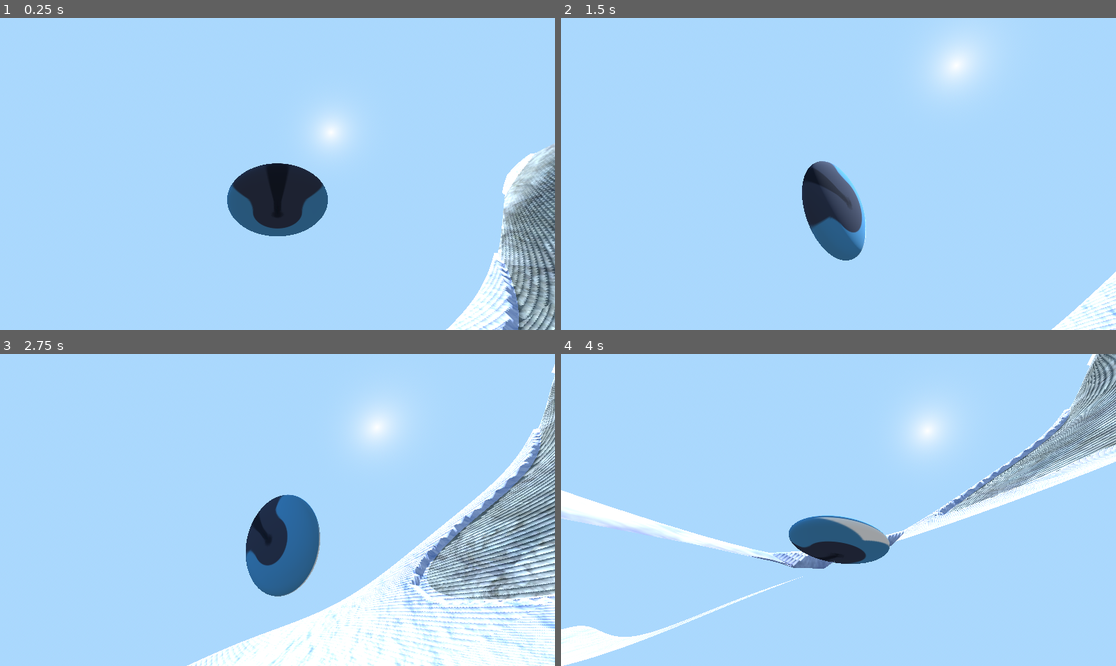
Above: before the commit, frames 1-4 (two rows, left to right).
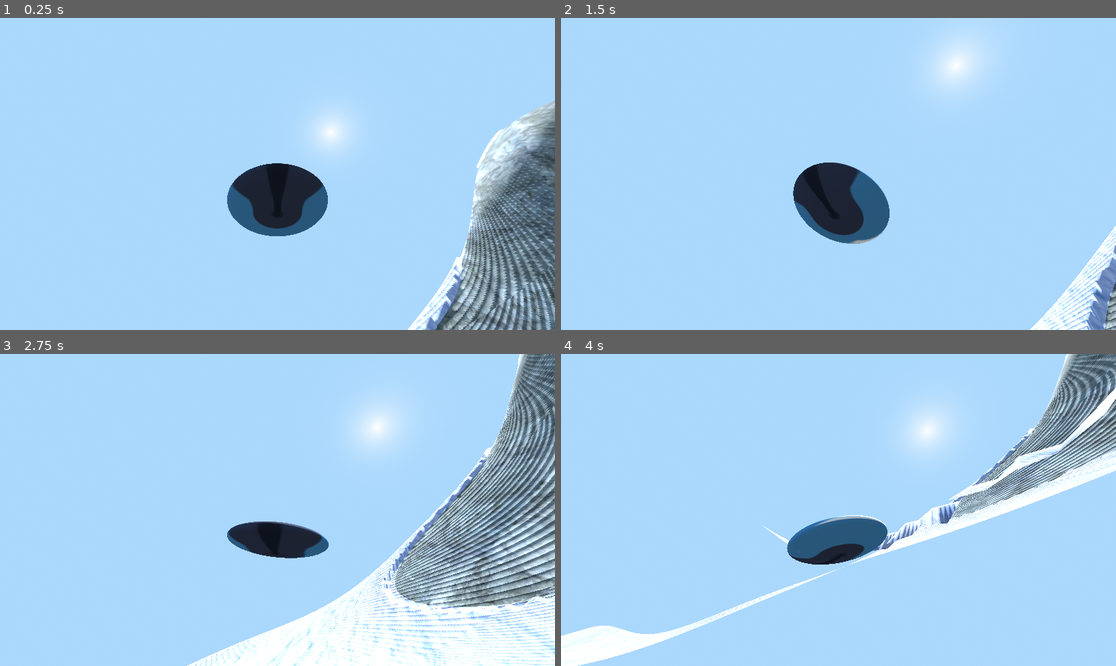
Above: after the commit, the same moments.

Repository: EightLimbed/MountainGame
Game: Godot game, scene res://Game.tscn
The game is run twice, just before and just after one commit, with the same random seed, the same clock (stepped at 60 frames per second) and the same inputs. The engine's default icon, where the game draws it, is replaced by a stand-in: a white triangle on a blue panel in a dark square.
Inputs (mouse positions are in pixels of both pictures, inside the frame that each line leads up to):
- Up to frame 1 (0.25 s): no input
- Up to frame 2 (1.5 s): move the mouse to (960, 158) at 0.52 s; hold D (Right) 0.53-1.28 s; click (960, 158) at 0.67 s; move the mouse to (810, 174) at 1.27 s; hold W (Forward) from 1.28 s (still down)
- Up to frame 3 (2.75 s): keep holding W (Forward); move the mouse to (288, 503) at 2.02 s
- Up to frame 4 (4 s): keep holding W (Forward); move the mouse to (832, 516) at 2.77 s; click (832, 516) at 2.92 s; move the mouse to (877, 513) at 3.52 s

The runs differ from the first frame. In frame 1, 10% of the frame differs, in the area x 73-100%, y 26-100%; in frame 2, 5.2%; in frame 3, 19%, in the area x 37-100%, y 0-100%; in frame 4, 12%.

Commit message:
Forgot to Commit some Other Changes

Diff:
--- a/NoiseManager.gd
+++ b/NoiseManager.gd
@@ -12,5 +12,5 @@
 func get_noise(x: float, z: float, pos : Vector3) -> float:
 	var updated_pos : Vector2 = Vector2(x+pos.x,z+pos.z)
 	var normal = noise.get_noise_2dv(updated_pos/2.0)*12.0
-	var large = (noise.get_noise_2dv(updated_pos/16.0)*6.0)**3
+	var large = (noise.get_noise_2dv(updated_pos/14.0)*6.0)**3
 	return normal+large-(z+pos.z)/3.0
--- a/Player.gd
+++ b/Player.gd
@@ -46,7 +46,7 @@
 	if input_dir != Vector2.ZERO:
 		if airborne:
 			var rot_dir := (right * input_dir.y + -forward * input_dir.x).normalized()
-			apply_torque(rot_dir*SPEED*delta*2.0)
+			apply_torque(rot_dir*SPEED*delta*4.0)
 		var move_dir := (right * input_dir.x + forward * input_dir.y).normalized()
 		apply_central_force(move_dir * SPEED * delta)
 
